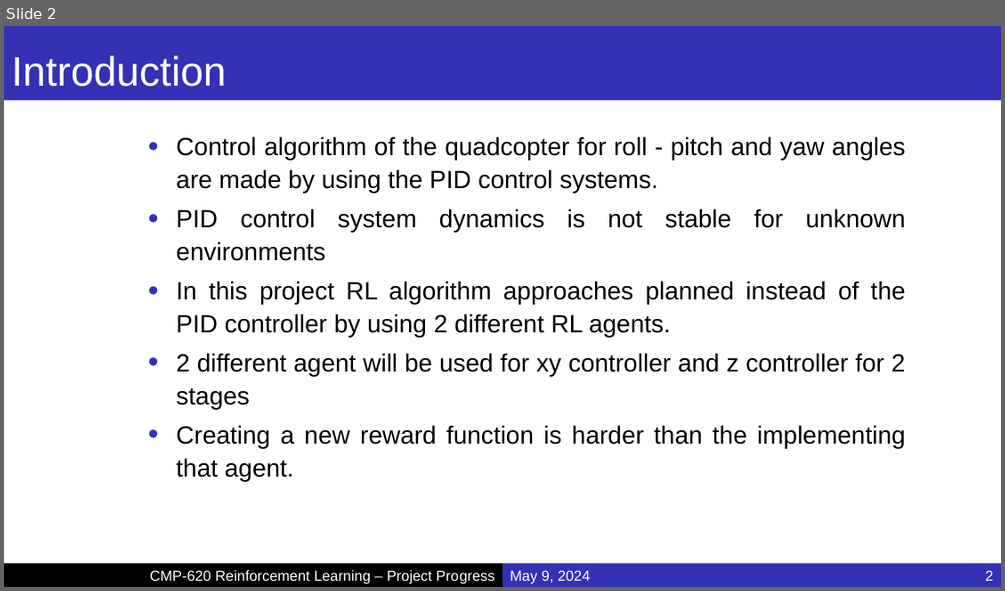
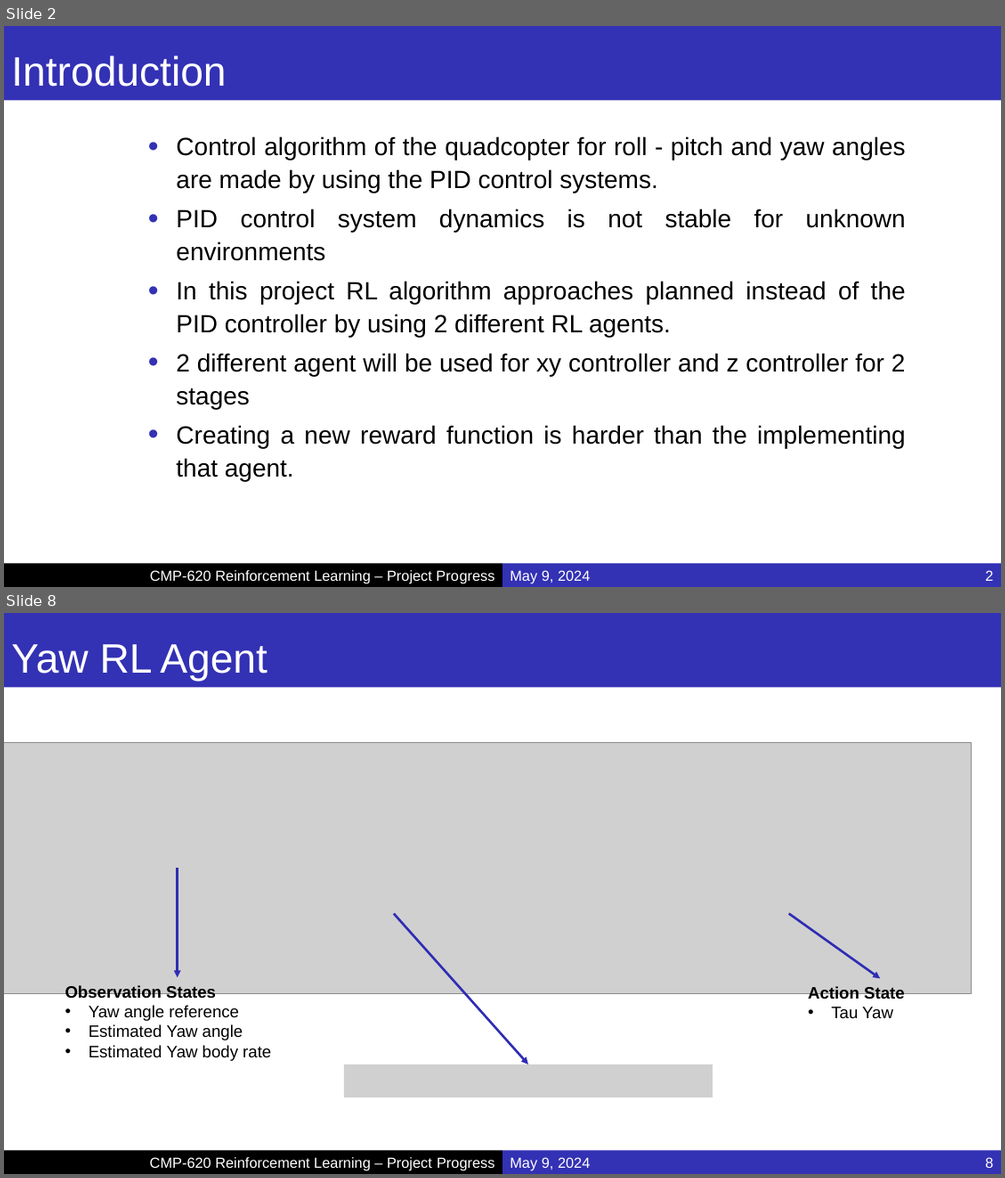
Before and after one commit to MucahidRidvanKaplan/ParrotQuadcopterRL, a slide deck: Progress.pptx. Shown one above the other, each under a label of ours: slide 2 before the commit, slides 2 and 8 after it; the slides between them are not shown. The pictures are 1005x591 and 1005x1178 pixels, drawn with LibreOffice and Linux fonts; fonts in the diff are those of the drawing; grey boxes stand for pictures; background and template pictures are left out. Boxes give left, top, right and bottom in pixels: in the first picture for what was removed or moved away, otherwise in the second. Text is boxed around its words. In the diff, an @@ line names an element or a change of style, - is before the commit and + after.

```diff
--- a/Progress.pptx
+++ b/Progress.pptx
@@ slide 8 added at (4,613,1001,1174), background #FFFFFF @@
@@ title added at (4,613,1001,687), fill #3331B4, 39.6 pt, text #FFFFFF @@
+Yaw RL Agent
@@ picture added at (4,742,971,994) @@
@@ arrow added from (178, 868) to (178, 977), #2F2DB3 2.25 pt @@
@@ arrow added from (394, 914) to (528, 1064), #2F2DB3 2.25 pt @@
@@ arrow added from (789, 914) to (881, 979), #2F2DB3 2.25 pt @@
@@ text added at (65,985,271,1061), 16 pt, text #000000 @@
+Observation States
+• Yaw angle reference
+• Estimated Yaw angle
+• Estimated Yaw body rate
@@ text added at (808,986,905,1018), 16 pt, text #000000, bold @@
+Action State
+• Tau Yaw
@@ picture added at (344,1064,713,1097) @@
@@ rectangle added at (4,1150,502,1174), fill #000000, 14 pt, text #FFFFFF @@
+CMP-620 Reinforcement Learning – Project Progress
@@ rectangle added at (502,1150,727,1174), fill #3331B4, 14 pt, text #FFFFFF @@
+May 9, 2024
@@ page number added at (727,1150,1001,1174), fill #3331B4, 14 pt, text #FFFFFF @@
+8
```
Also in this commit, not shown: 5 slides changed, 2 other slides added.
